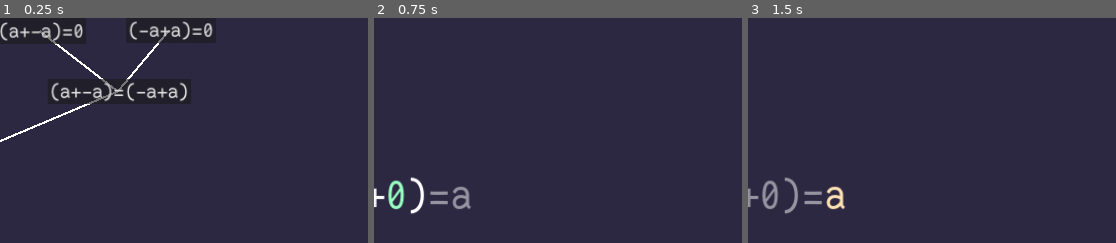
Above: before the commit, frames 1-3 (left to right).
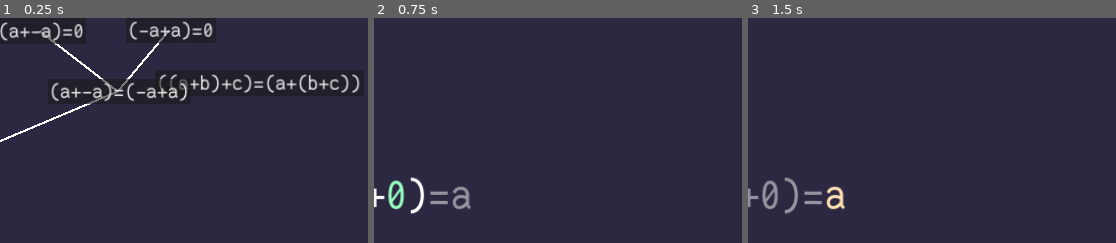
Above: after the commit, the same moments.

Repository: theoahfeldt/emperical-maths
Game: Godot game, scene res://main.tscn
Two runs of this game, one before a commit and one after it. Both use one fixed random seed, a clock stepped at 60 frames per second and the inputs below.
Inputs:
- Up to frame 1 (0.25 s): no input
- Up to frame 2 (0.75 s): click "(a+0)=a" at 0.5 s
- Up to frame 3 (1.5 s): tap Enter (expression_confirm) at 1.25, 1.35 s; hold Right (expression_right) from 1.28 s (still down)
The pictures show only the part of the screen within x 43-93%, y 11-61%; the shares and areas given below are measured in that part.

The runs differ from the first frame. In frame 1, 1.3% of the frame differs, in the area x 43-98%, y 24-34%; in frame 2, nothing differs; in frame 3, nothing differs.

Commit message:
Add associativity level

Diff:
--- a/game/ui/level_select_menu.tscn
+++ b/game/ui/level_select_menu.tscn
@@ -24,6 +24,14 @@
 offset_right = 307.0
 offset_bottom = 181.0
 text = "(a+0)=a"
+
+[node name="(a+b)+c=a+(b+c)" parent="LevelChart" instance=ExtResource("2_cbbnw")]
+layout_mode = 2
+offset_left = 1281.0
+offset_top = 241.0
+offset_right = 1783.0
+offset_bottom = 300.0
+text = "((a+b)+c)=(a+(b+c))"
 
 [node name="0+a=a" parent="LevelChart" instance=ExtResource("2_cbbnw")]
 layout_mode = 0
